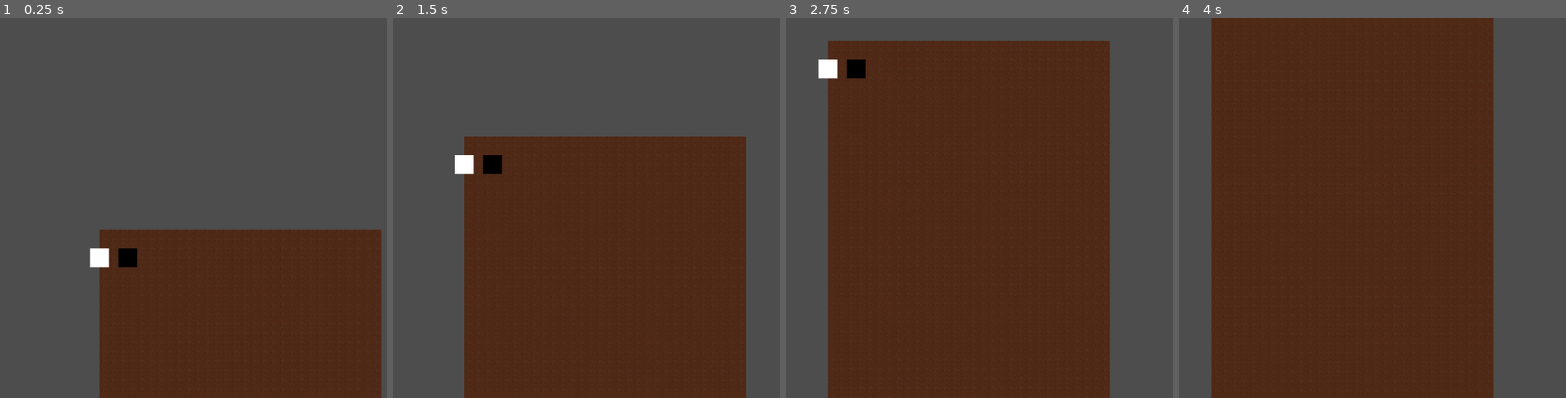
Above: before the commit, frames 1-4 (left to right).
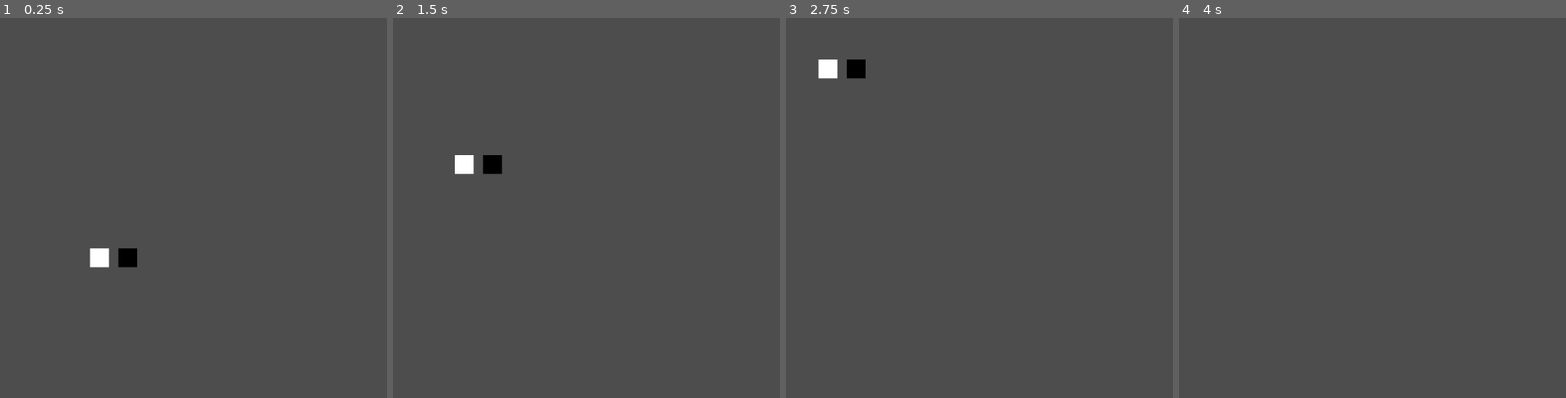
Above: after the commit, the same moments.

Repository: F1ejm/Bratislava_GameJam
Game: Godot game, scene res://Main/Main.tscn
Two runs of this game, one before a commit and one after it. Both use one fixed random seed, a clock stepped at 60 frames per second and the inputs below.
Inputs (mouse positions are in pixels of both pictures, inside the frame that each line leads up to):
- Up to frame 1 (0.25 s): no input
- Up to frame 2 (1.5 s): move the mouse to (640, 189) at 0.52 s; move the mouse to (outside the picture) at 1.27 s
- Up to frame 3 (2.75 s): move the mouse to (952, 124) at 2.02 s
- Up to frame 4 (4 s): move the mouse to (1244, 284) at 2.77 s; move the mouse to (1480, 265) at 3.52 s

The runs differ from the first frame. In frame 1, 32% of the frame differs, in the area x 25-99%, y 55-100%; in frame 2, 50%; in frame 3, 68%; in frame 4, 73%, in the area x 8-82%, y 0-100%.

Commit message:
poasdifosad

Diff:
--- a/background/back/background.gd
+++ b/background/back/background.gd
@@ -1,17 +1,28 @@
 extends TileMap
 
-@export var detector: VisibleOnScreenNotifier2D
 @export var tile: TileMap
 @export var player : CharacterBody2D
 
 @export var hight:=  10
 @export var width:= 30
 
+var _in = true
+
 func _process(delta: float) -> void:
+	pass
+	#for h in hight:
+		#for w in width:
+			#tile.set_cell(0,Vector2i(w,player.position.y+h),0,Vector2(1,1),0)
+	#
+
+func _ready() -> void:
+	global_position = Vector2(0,0)
+
+func detector_enter() -> void:
+	pass
+
+
+func detector_exited() -> void:
 	for h in hight:
 		for w in width:
 			tile.set_cell(0,Vector2i(w,player.position.y+h),0,Vector2(1,1),0)
-
-
-func _ready() -> void:
-	global_position = Vector2(0,0)
--- a/background/back/background.tscn
+++ b/background/back/background.tscn
@@ -74,15 +74,10 @@
 [sub_resource type="TileSet" id="TileSet_r3oqu"]
 sources/0 = SubResource("TileSetAtlasSource_4pk2o")
 
-[node name="background" type="TileMap" unique_id=2010711369 node_paths=PackedStringArray("detector", "tile")]
+[node name="background" type="TileMap" unique_id=2010711369 node_paths=PackedStringArray("tile")]
 tile_set = SubResource("TileSet_r3oqu")
 format = 2
 script = ExtResource("2_o35lf")
-detector = NodePath("VisibleOnScreenNotifier2D")
 tile = NodePath(".")
 
-[node name="VisibleOnScreenNotifier2D" type="VisibleOnScreenNotifier2D" parent="." unique_id=1134286148]
-rect = Rect2(-2, -2, 4, 4)
-
-[connection signal="screen_entered" from="VisibleOnScreenNotifier2D" to="." method="detector_entered"]
-[connection signal="screen_exited" from="VisibleOnScreenNotifier2D" to="." method="detector_exited"]
+[node name="Timer" type="Timer" parent="." unique_id=27666550]
